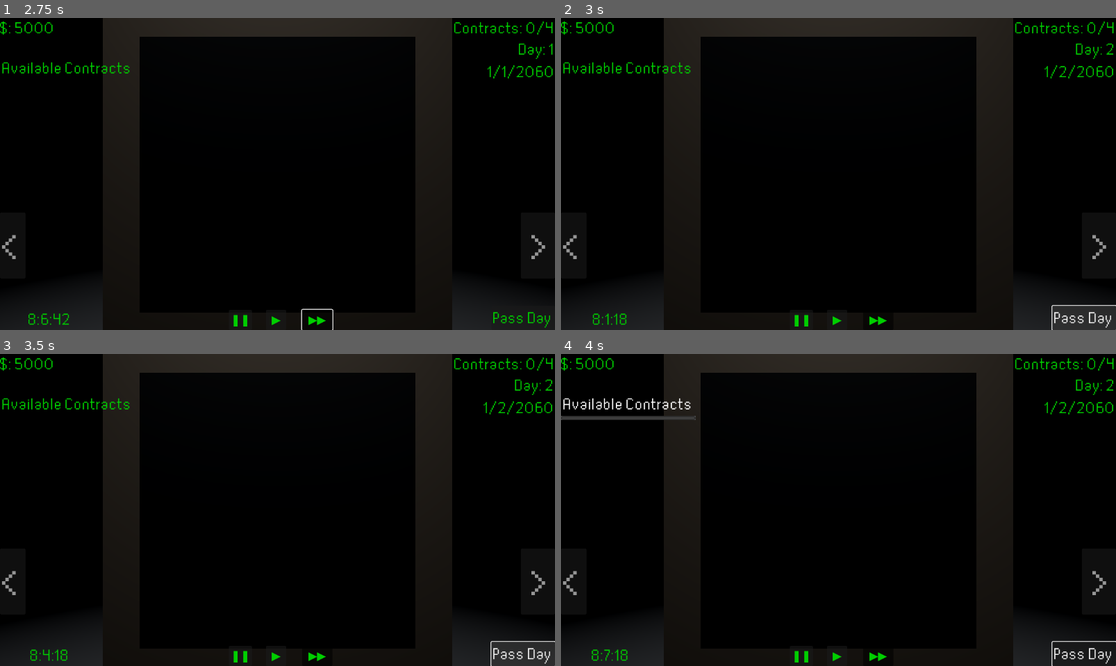
Above: before the commit, frames 1-4 (two rows, left to right).
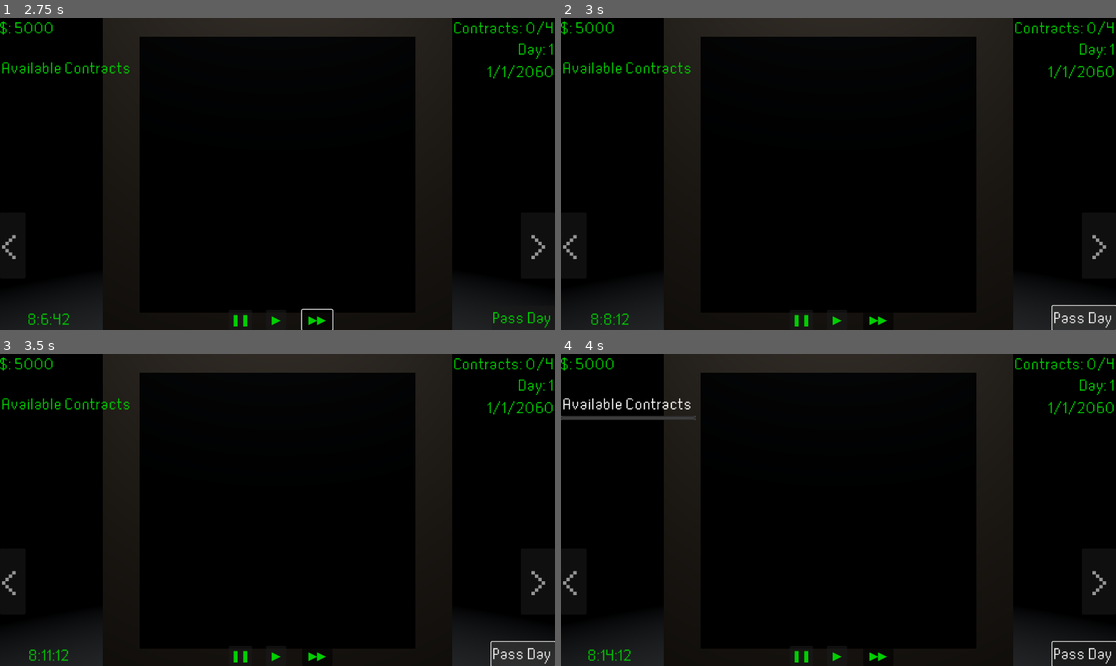
Above: after the commit, the same moments.

Repository: megajolt/Alchemist-Trade-Ltd.
Game: Godot game, scene res://Scenes/maingame.tscn
The game is run twice, just before and just after one commit, with the same random seed, the same clock (stepped at 60 frames per second) and the same inputs.
Inputs:
- Up to frame 1 (2.75 s): click "❚❚" at 0.5 s; click "▶" at 1.25 s; click "▶▶" at 2 s
- Up to frame 2 (3 s): click "Pass Day" at 2.75 s
- Up to frame 3 (3.5 s): no input
- Up to frame 4 (4 s): click "Available Contracts" at 3.5 s

Frame 1 is identical in both runs. In frame 2, 0.5% of the frame differs, in the area x 5-100%, y 8-99%; in frame 3, 0.4%; in frame 4, 0.5%, in the area x 4-100%, y 8-99%.
Error after the commit: Invalid access to property or key 'button_pressed' on a base object of type 'null instance'. (res://Scenes/HUD.gd:64)

Commit message:
Basic stuff for changing money amount

Diff:
--- a/Scenes/HUD.gd
+++ b/Scenes/HUD.gd
@@ -1,6 +1,8 @@
 extends Control
 
 var money = 5000
+var moneyChange=false
+var changeAmount=0
 var day = 1
 var fulfilledContracts = 0
 var contractsRequired = 4
@@ -13,6 +15,8 @@
 var second = Date.second
 var pause = false
 var fast = false
+
+
 # Called when the node enters the scene tree for the first time.
 func _ready():
 	$Money.text = "$: "+str(money)
@@ -22,12 +26,15 @@
 	$"Fulfilled Contracts".text="Contracts: "+str(fulfilledContracts)+"/"+str(contractsRequired)
 	$Date.text = str(calMonth)+"/"+str(calDay)+"/"+str(calYear)
 	$Time.text = str(hour)+":"+str(minute)+":"+str(second)
-	pass # Replace with function body.
+
+
 func _contract_check():
 	if(day%7==0&&fulfilledContracts!=contractsRequired||money<-10000):
 		$GameOver.visible=true
 	else:
 		$GameOver.visible=false
+
+
 func _update_time():
 	if($FFWD.button_pressed):
 		second=second+4
@@ -42,11 +49,21 @@
 		minute=0
 		hour=hour+1
 	$Time.text = str(hour)+":"+str(minute)+":"+str(second)
-	pass
+
+
+func _input(event):
+	if(event.is_action_pressed("Add Money")):
+		changeAmount+=500
+		moneyChange=true
+	if(event.is_action_pressed("Subtract Money")):
+		changeAmount-=500
+		moneyChange=true
+
+
 func _update_date():
-	if($"Pass Day".button_pressed||hour==24):
-		$"Pass Day".button_pressed=false
-		$"Pass Day".disabled = true
+	if($" Day".button_pressed||hour==24):
+		$" Day".button_pressed=false
+		$" Day".disabled = true
 		day=day+1
 		calDay=calDay+1
 		hour=8
@@ -61,27 +78,47 @@
 	$Day.text = "Day: "+str(day)
 	$Date.text = str(calMonth)+"/"+str(calDay)+"/"+str(calYear)
 	$Time.text = str(hour)+":"+str(minute)+":"+str(second)
-	$"Pass Day".disabled=false
-	pass
+	$" Day".disabled=false
+
+
 # Called every frame. 'delta' is the elapsed time since the previous frame.
 func _process(delta):
 	_contract_check()
 	_update_date()
 	_update_time()
-	pass
+	if(moneyChange==true&&changeAmount!=0):
+		if(changeAmount<0):
+			$Subtract.text="- "+str(abs(changeAmount))
+			$Subtract.visible=true
+			money-=1
+			changeAmount+=1
+			$Money.text="$: "+str(money)
+		if(changeAmount>0):
+			$Add.text="+ "+str(changeAmount)
+			$Add.visible=true
+			money+=1
+			changeAmount-=1
+			$Money.text="$: "+str(money)
+	if(changeAmount==0):
+		$Add.visible=false
+		$Subtract.visible=false
+		moneyChange=false
+	if(money<0):
+		$Money.add_theme_color_override("font_color","#cf0000")
+	elif(money>=0):
+		$Money.add_theme_color_override("font_color","#00cf00")
 
 
 func _on_pause_pressed():
 	$Play.button_pressed=false
 	$FFWD.button_pressed=false
-	pass # Replace with function body.
 
 
 func _on_play_pressed():
 	$FFWD.button_pressed=false
 	$Pause.button_pressed=false
-	pass # Replace with function body.
+
+
 func _on_ffwd_pressed():
 	$Pause.button_pressed=false
 	$Play.button_pressed=false
-	pass # Replace with function body.
--- a/project.godot
+++ b/project.godot
@@ -17,14 +17,14 @@
 
 [input]
 
-rotateLeft={
+"Add Money"={
 "deadzone": 0.5,
-"events": [Object(InputEventKey,"resource_local_to_scene":false,"resource_name":"","device":0,"window_id":0,"alt_pressed":false,"shift_pressed":false,"ctrl_pressed":false,"meta_pressed":false,"pressed":false,"keycode":0,"physical_keycode":4194319,"key_label":0,"unicode":0,"echo":false,"script":null)
+"events": [Object(InputEventKey,"resource_local_to_scene":false,"resource_name":"","device":-1,"window_id":0,"alt_pressed":false,"shift_pressed":true,"ctrl_pressed":false,"meta_pressed":false,"pressed":false,"keycode":0,"physical_keycode":61,"key_label":0,"unicode":43,"echo":false,"script":null)
 ]
 }
-rotateRight={
+"Subtract Money"={
 "deadzone": 0.5,
-"events": [Object(InputEventKey,"resource_local_to_scene":false,"resource_name":"","device":0,"window_id":0,"alt_pressed":false,"shift_pressed":false,"ctrl_pressed":false,"meta_pressed":false,"pressed":false,"keycode":0,"physical_keycode":4194321,"key_label":0,"unicode":0,"echo":false,"script":null)
+"events": [Object(InputEventKey,"resource_local_to_scene":false,"resource_name":"","device":-1,"window_id":0,"alt_pressed":false,"shift_pressed":true,"ctrl_pressed":false,"meta_pressed":false,"pressed":false,"keycode":0,"physical_keycode":45,"key_label":0,"unicode":95,"echo":false,"script":null)
 ]
 }
 
